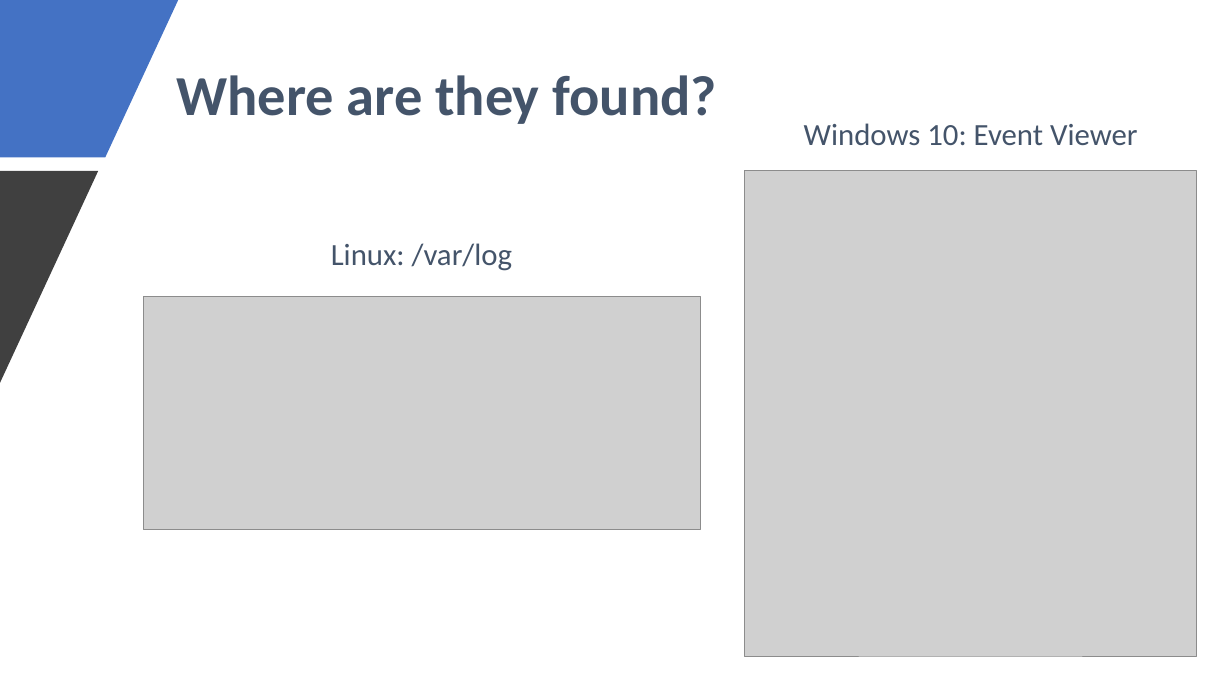
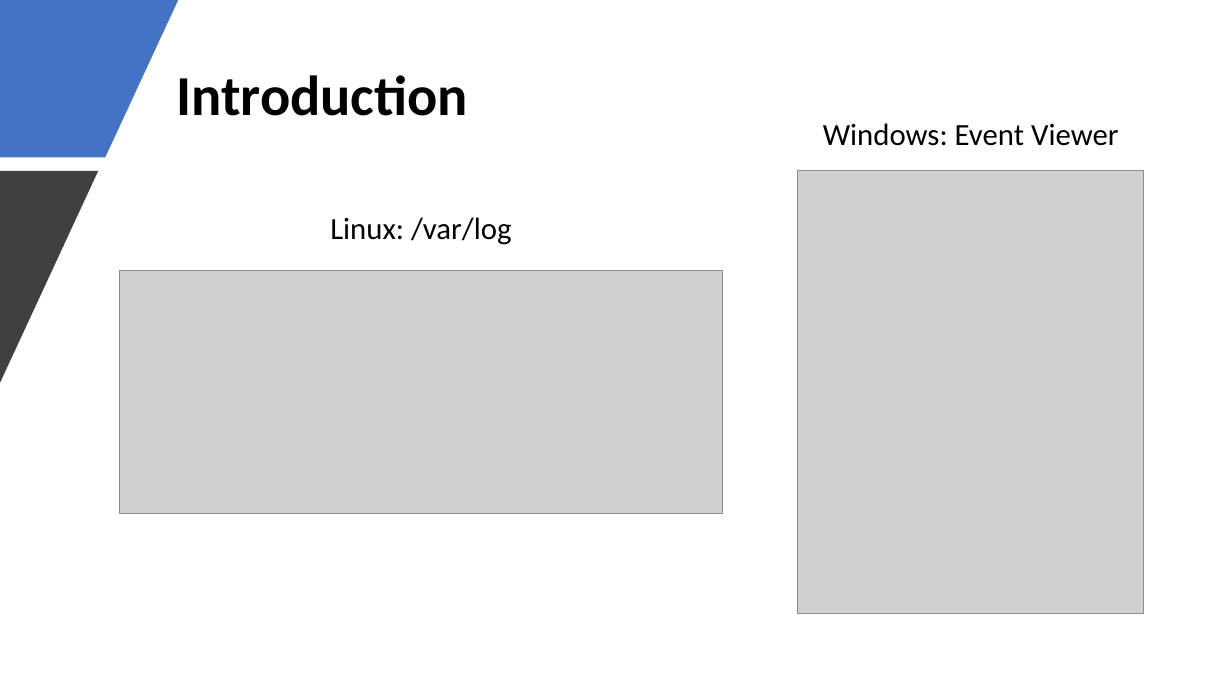
Before and after one commit to zmewshaw/cyber, a slide deck: slide 4 of presentations/Introduction to Log File Analysis.pptx. Drawn at 1232x693 pixels with LibreOffice and Linux fonts; fonts in the diff are those of the drawing; grey boxes stand for pictures. Boxes give left, top, right and bottom in pixels: in the first picture for what was removed or moved away, otherwise in the second. Text is boxed around its words. In the diff, an @@ line names an element or a change of style, - is before the commit and + after.

```diff
--- a/presentations/Introduction to Log File Analysis.pptx
+++ b/presentations/Introduction to Log File Analysis.pptx
@@ title at bbox=[176, 75, 468, 116]: text changed; text colour #44546A to #000000 @@
-Where are they found?
+Introduction
@@ text at bbox=[823, 123, 1119, 146]: text changed; text colour #44546A to #000000 @@
-Windows 10: Event Viewer
+Windows: Event Viewer
@@ picture: place and size @@
-picture at bbox=[745, 171, 1197, 656]
+picture at bbox=[798, 171, 1144, 614]
@@ text "Linux: /var/log": place and size @@
-text "Linux: /var/log" at bbox=[331, 243, 513, 271]
+text "Linux: /var/log" at bbox=[330, 217, 512, 245]
@@ text "Linux: /var/log" at bbox=[330, 217, 512, 245]: text colour #44546A to #000000 @@
@@ picture: place and size @@
-picture at bbox=[143, 297, 701, 530]
+picture at bbox=[120, 271, 723, 514]
```
Also in this commit, not shown: 5 other slides changed, 12 slides added, 9 slides removed, 1 other file.
